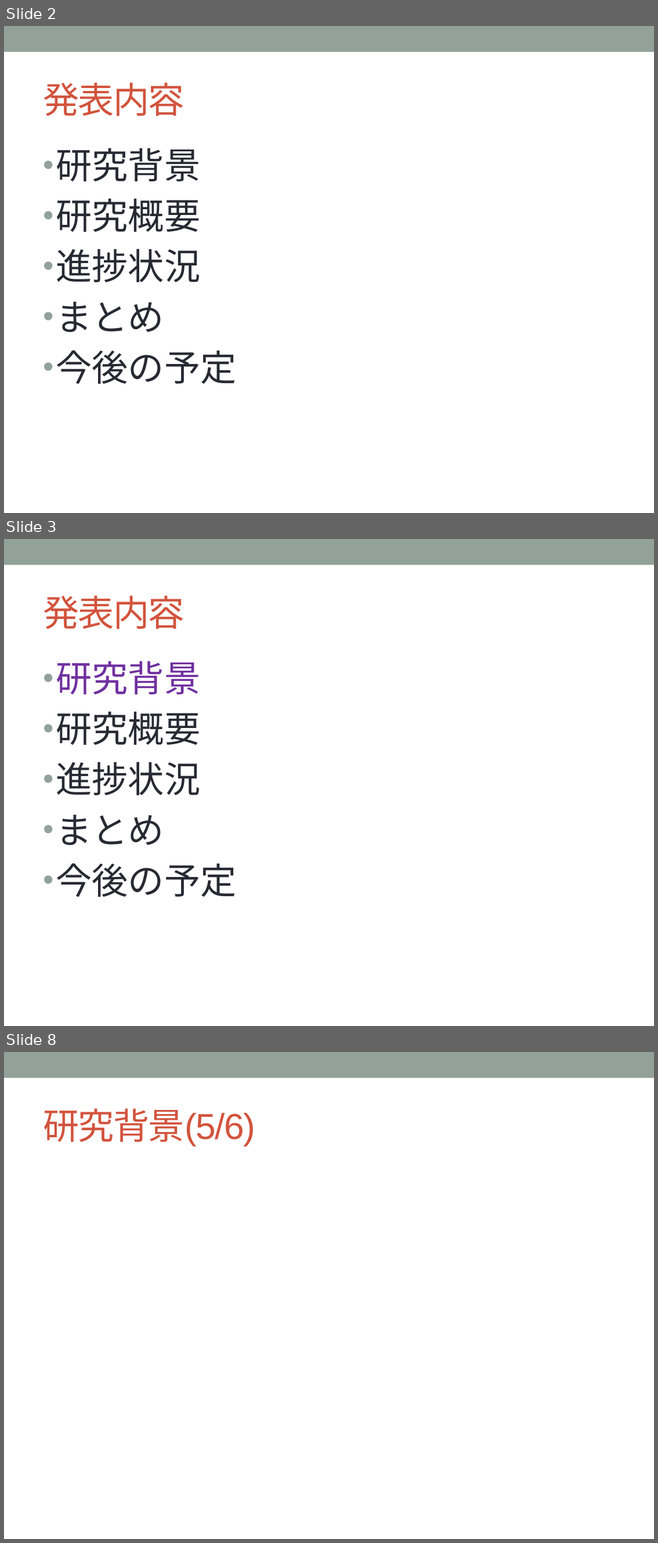
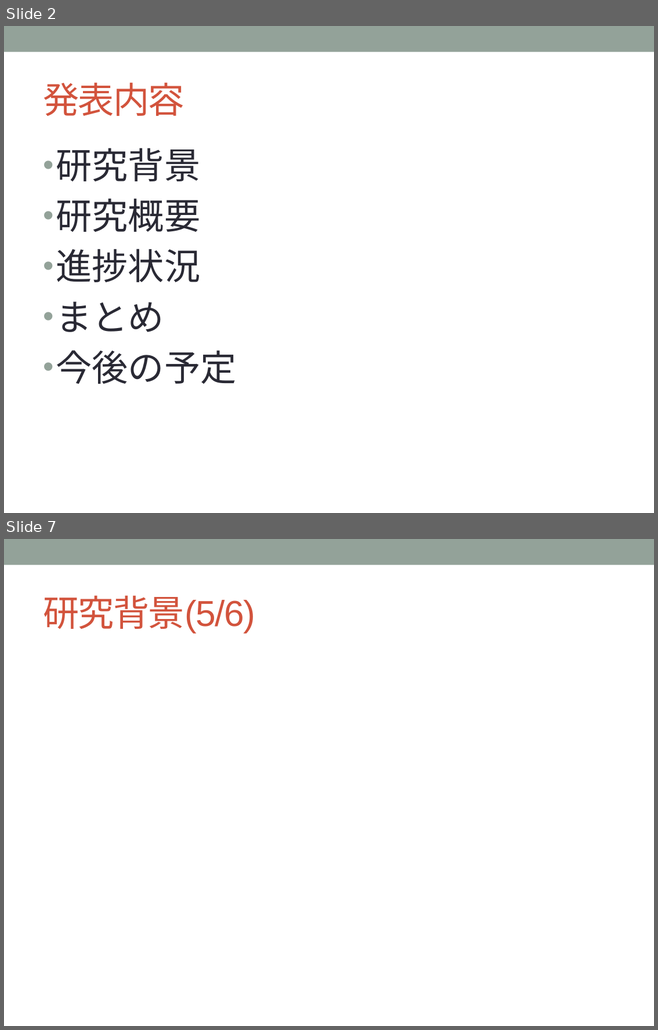
Before and after one commit to YutaNiimura/leJOS-OSEK, a slide deck: 中間発表関連/5I25新村祐太 中間発表スライドver0.1.pptx. Shown one above the other, each under a label of ours: slides 2, 3 and 8 before the commit, slides 2 and 7 after it; the slides between them are not shown. The pictures are 658x1543 and 658x1030 pixels, drawn with LibreOffice and Linux fonts; fonts in the diff are those of the drawing. Boxes give left, top, right and bottom in pixels: in the first picture for what was removed or moved away, otherwise in the second. Text is boxed around its words. In the diff, an @@ line names an element or a change of style, - is before the commit and + after.

```diff
--- a/中間発表関連/5I25新村祐太 中間発表スライドver0.1.pptx
+++ b/中間発表関連/5I25新村祐太 中間発表スライドver0.1.pptx
@@ slide 3 removed at (x1=4, y1=539, x2=654, y2=1026), background #FFFFFF; not listed: 1 template element that a slide beside it also shows @@
@@ title removed at (x1=43, y1=595, x2=184, y2=629) @@
-発表内容
@@ text removed at (x1=56, y1=661, x2=237, y2=897) @@
-• 研究背景
-• 研究概要
-• 進捗状況
-• まとめ
-• 今後の予定
@@ what was slide 8 is now slide 7 @@
```
Also in this commit, not shown: 7 slides changed, 1 slide added, 1 other slide removed, 5 other files.
